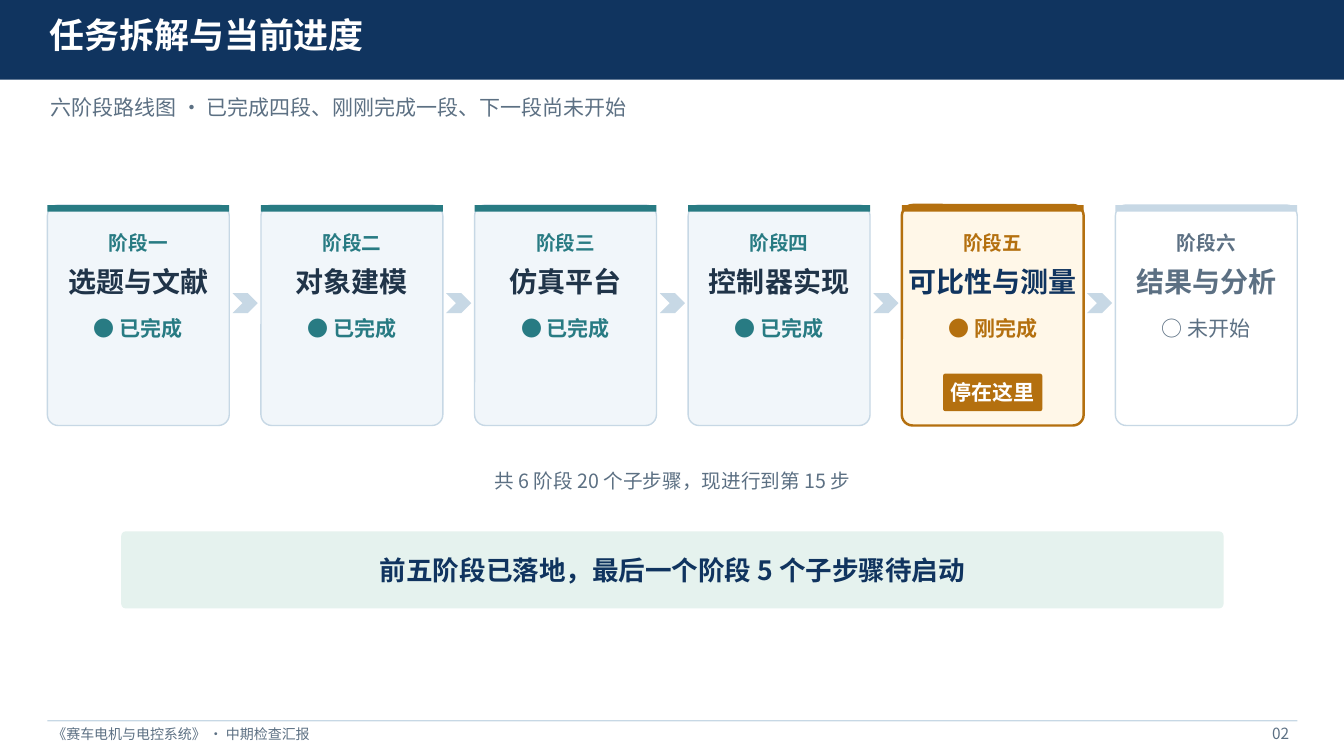
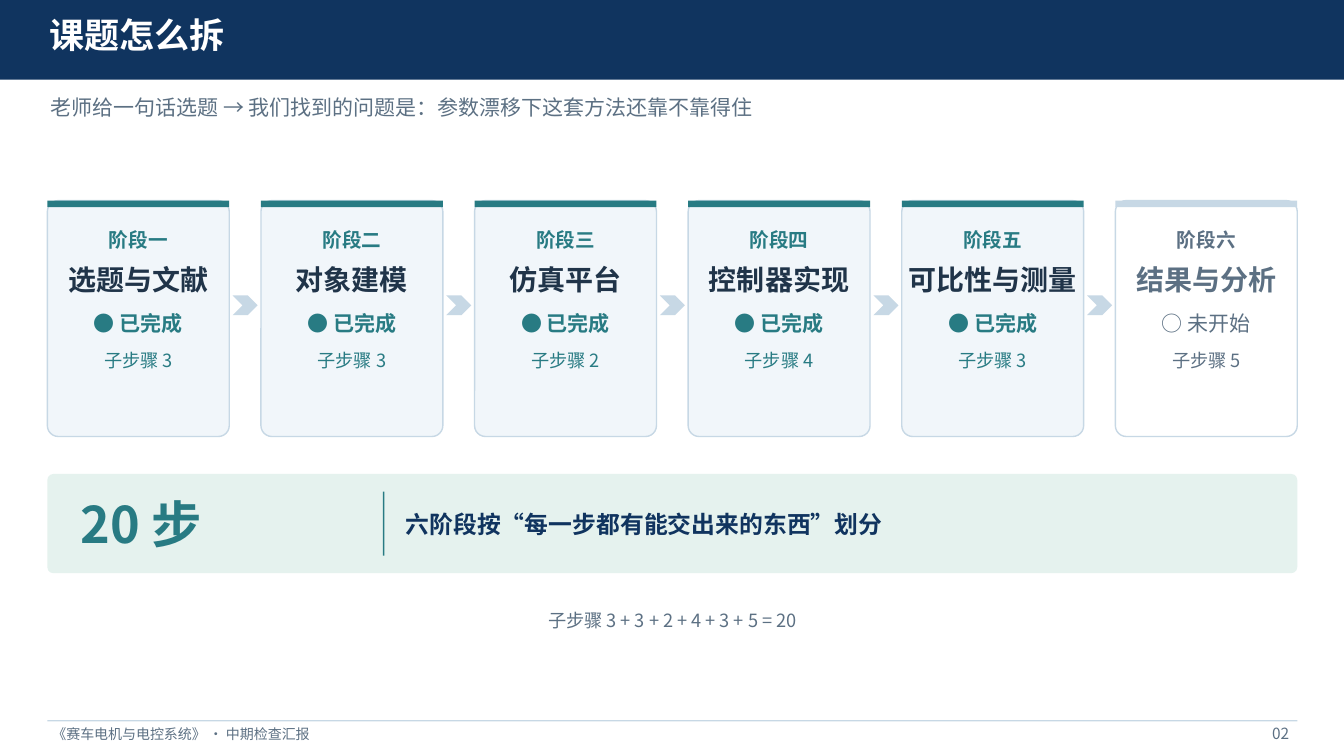
Before and after one commit to dydpop/afpm-mptc, a slide deck: slide 2 of docs/中期汇报_第5组.pptx. Drawn at 1344x756 pixels with LibreOffice and Linux fonts; fonts in the diff are those of the drawing. Boxes give left, top, right and bottom in pixels: in the first picture for what was removed or moved away, otherwise in the second. Text is boxed around its words. In the diff, an @@ line names an element or a change of style, - is before the commit and + after.

Commit message:
中期 PPT 重排为 8 页并重写讲稿：按'从题目找问题'的叙事
PPT：
- 封面修正错字（轴向通量→轴向磁通），补署名'组长：丁毓达｜汇报人：田博堃'
- 页序改为：封面 → 课题怎么拆（六阶段 20 步，含 3+3+2+4+3+5 校验）→ 现在停在哪（20 格进度条，15/16 之间标当前）→ 本阶段交出三件东西（参数表含来源列 + 模型截图 + 四标签）→ 成果怎么来的（对齐前后，14.7 倍/0.1% 放大）→ 工具与分工 → 这一阶段的收获（三层卡片）→ 下一步与请教
- 参数表增'来源'列；路线图每段补子步骤数；删与标题重复的副标题与图注

讲稿：
- 按开题讲稿的写法重写：题目→自己找问题→拆阶段→当前阶段→成果（是什么/怎么来/怎么用）→工具→价值→分工→下一步与请教
- 口播 895 字，约 4 分 04 秒；全程不报性能数字，仅保留 14.7 倍与 0.1% 作为可比性证据
- 备用问答扩至四条（为何没结果、模型可信、参数不准、进度）

```diff
--- a/docs/中期汇报_第5组.pptx
+++ b/docs/中期汇报_第5组.pptx
@@ text at bbox=[49, 18, 224, 51]: text changed @@
-任务拆解与当前进度
+课题怎么拆
@@ text at bbox=[50, 97, 753, 117]: text changed @@
-六阶段路线图 · 已完成四段、刚刚完成一段、下一段尚未开始
+老师给一句话选题 → 我们找到的问题是：参数漂移下这套方法还靠不靠得住
@@ rounded rectangle: place and size @@
-rounded rectangle at bbox=[47, 205, 229, 425]
+rounded rectangle at bbox=[47, 201, 229, 437]
@@ rounded rectangle: place and size @@
-rounded rectangle at bbox=[261, 205, 443, 425]
+rounded rectangle at bbox=[261, 201, 443, 437]
@@ rounded rectangle: place and size @@
-rounded rectangle at bbox=[475, 205, 656, 425]
+rounded rectangle at bbox=[475, 201, 656, 437]
@@ rounded rectangle: place and size @@
-rounded rectangle at bbox=[689, 205, 870, 425]
+rounded rectangle at bbox=[689, 201, 870, 437]
@@ 6 rectangles, 5 texts: place and size @@
-6 rectangles, 5 texts at bbox=[47, 205, 1298, 338]
+6 rectangles, 5 texts at bbox=[47, 201, 1298, 333]
@@ rectangle at bbox=[902, 201, 1084, 208]: fill #B4700F to #287B83 @@
@@ rounded rectangle: place and size @@
-rounded rectangle at bbox=[902, 205, 1084, 425]
+rounded rectangle at bbox=[902, 201, 1084, 437]
@@ rounded rectangle at bbox=[902, 201, 1084, 437]: fill #FFF7E8 to #F1F6FA; outline #B4700F 1.75 pt to #C7D8E5 1 pt @@
@@ rounded rectangle: place and size @@
-rounded rectangle at bbox=[1116, 205, 1298, 425]
+rounded rectangle at bbox=[1116, 201, 1298, 437]
@@ text "阶段五" at bbox=[963, 230, 1022, 249]: text colour #B4700F to #287B83 @@
@@ text "可比性与测量" at bbox=[909, 266, 1077, 293]: text colour #10345F to #203449 @@
@@ text at bbox=[974, 313, 1037, 333]: text changed; text colour #B4700F to #287B83 @@
-● 刚完成
+● 已完成
@@ text added at bbox=[104, 351, 173, 369], 13 pt, text #287B83 @@
+子步骤 3
@@ text added at bbox=[318, 351, 386, 369], 13 pt, text #287B83 @@
+子步骤 3
@@ text added at bbox=[531, 351, 600, 369], 13 pt, text #287B83 @@
+子步骤 2
@@ text added at bbox=[745, 351, 813, 369], 13 pt, text #287B83 @@
+子步骤 4
@@ text added at bbox=[958, 351, 1027, 369], 13 pt, text #287B83 @@
+子步骤 3
@@ text added at bbox=[1172, 351, 1241, 369], 13 pt, text #5C7083 @@
+子步骤 5
@@ rounded rectangle removed at bbox=[944, 374, 1043, 411] @@
@@ text removed at bbox=[951, 382, 1035, 402] @@
-停在这里
@@ rounded rectangle: place and size @@
-rounded rectangle at bbox=[121, 531, 1224, 609]
+rounded rectangle at bbox=[47, 474, 1298, 573]
@@ text removed at bbox=[494, 471, 851, 490] @@
-共 6 阶段 20 个子步骤，现进行到第 15 步
@@ text at bbox=[80, 500, 201, 548]: text changed; size 19 to 36 pt; text colour #10345F to #287B83 @@
-前五阶段已落地，最后一个阶段 5 个子步骤待启动
+20 步
@@ line added from (384, 492) to (384, 556), #287B83 1 pt @@
@@ text added at bbox=[406, 512, 883, 535], 17 pt, text #10345F, bold @@
+六阶段按“每一步都有能交出来的东西”划分
@@ text added at bbox=[548, 611, 796, 629], 13 pt, text #5C7083 @@
+子步骤 3 + 3 + 2 + 4 + 3 + 5 = 20
```
Also in this commit, not shown: 3 other slides changed, 4 slides added, 2 slides removed, 1 other file.
